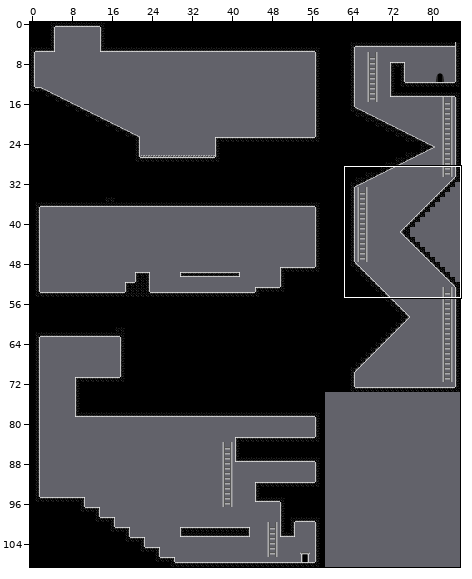
Two states of a Tiled map, assets/Data/Map/redzone.tmx. Above: a wide view before the commit, with the close-up outlined.
Close-up. Before the commit:
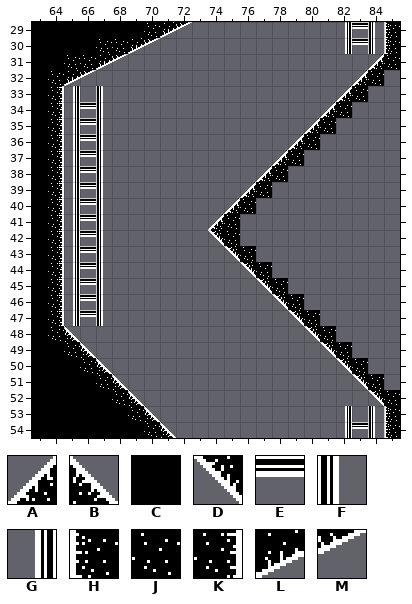
Cells are 16x16 px. Shown: x 63..85, y 29..54. The commit also changed other parts of the map, which this record leaves out.
Key: from "amproject": A 4, B 5, C 6, D 11, E 19, F 19 turned 270, G 19 turned 90, H 21, J 22, K 23, L 31, M 32.
_ is an empty cell.
Layer "Tiles" before, first column x 63:
29 CCCCCCCJLM_________GEFH
30 CCCCJJLM___________GEFH
31 CCJJLM_______________AJ
32 CJLM________________AJ_
33 CKG_F______________AJ__
34 CKGEF_____________AJ___
35 CKGEF____________AJ____
36 CKGEF___________AJ_____
37 CKGEF__________AJ______
38 CKGEF_________AJ_______
39 CKGEF________AJ________
40 CKGEF_______AJ_________
41 CKGEF______AJ__________
42 CKGEF______DJ__________
43 CKGEF_______DJ_________
44 CKGEF________DJ________
45 CKGEF_________DJ_______
46 CKGEF__________DJ______
47 CKGEF___________DJ_____
48 CJB______________DJ____
49 CCJB______________DJ___
50 CCCJB______________DJ__
51 CCCCJB______________DJ_
52 CCCCCJB______________DJ
53 CCCCCCJB___________G_FH
54 CCCCCCCJB__________GEFH
New version:
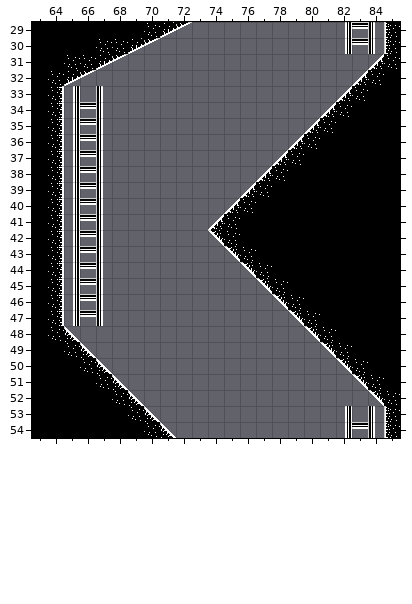
The edit:
Layer "Tiles":
Tile C is added in row 32 at x 85; in row 33 at x 84 to 85; in row 34 at x 83 to 85; in row 35 at x 82 to 85; in row 36 at x 81 to 85; in row 37 at x 80 to 85.
Tile C is added in row 38 at x 79 to 85; in row 39 at x 78 to 85; in row 40 at x 77 to 85; in rows 41 to 42 at x 76 to 85; in row 43 at x 77 to 85; in row 44 at x 78 to 85.
Tile C is added in row 45 at x 79 to 85; in row 46 at x 80 to 85; in row 47 at x 81 to 85; in row 48 at x 82 to 85; in row 49 at x 83 to 85; in row 50 at x 84 to 85.
Tile C is added in row 51 at x 85.
Boxes around the changes in both close-ups, in picture pixels (x1, y1, x2, y2):
added: (240, 70, 400, 390)
